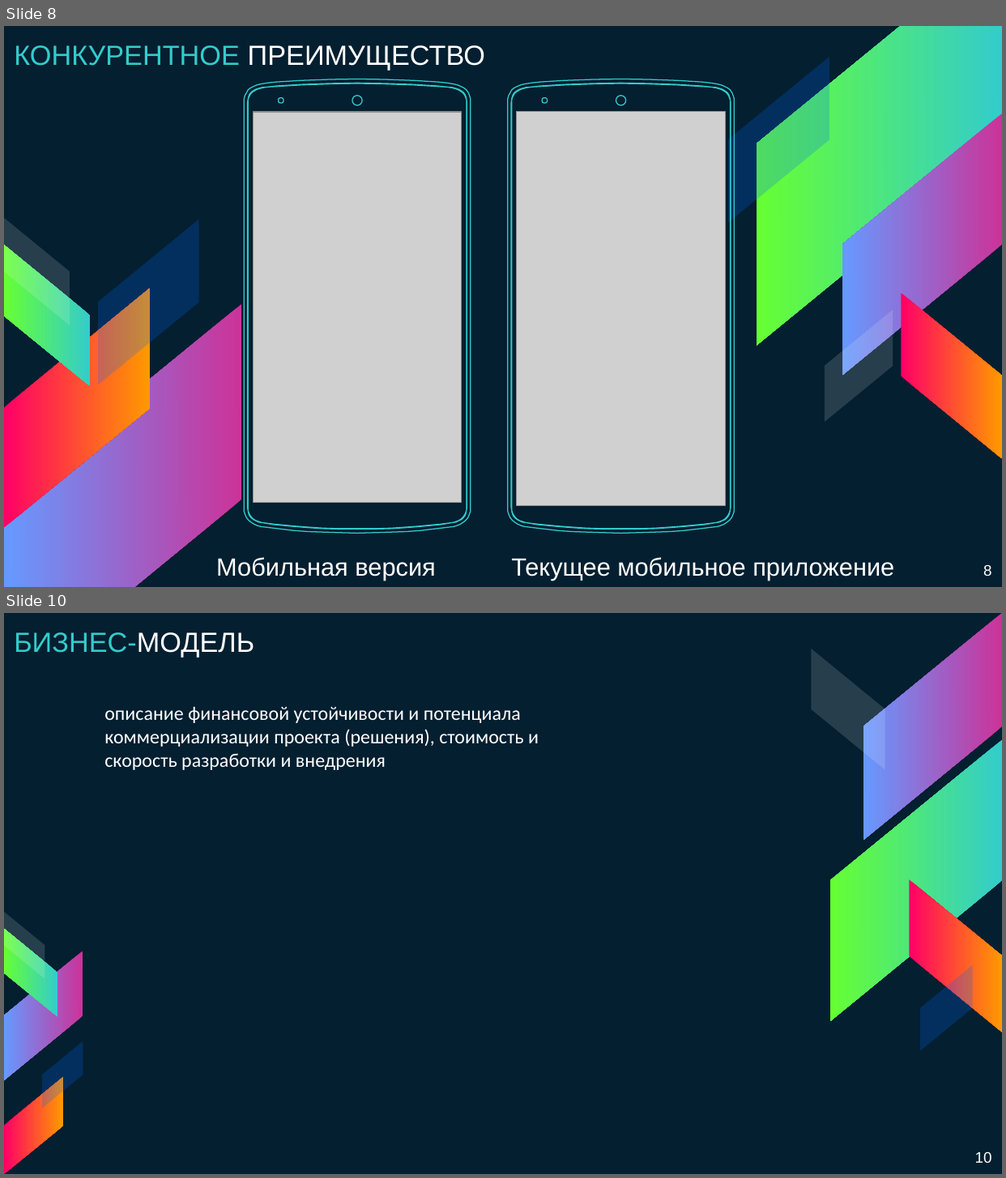
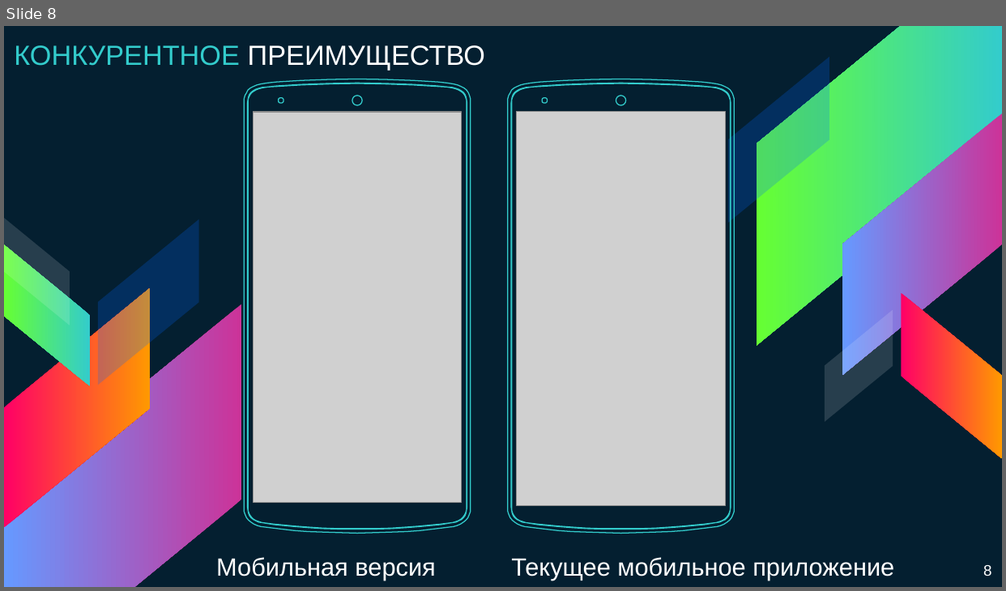
Before and after one commit to adonixis/MFC56, a slide deck: Презентация Выйти из IT.pptx. Shown one above the other, each under a label of ours: slides 8 and 10 before the commit, slide 8 after it; the slides between them are not shown. The pictures are 1006x1178 and 1006x591 pixels, drawn with LibreOffice and Linux fonts; fonts in the diff are those of the drawing; grey boxes stand for pictures. Boxes give left, top, right and bottom in pixels: in the first picture for what was removed or moved away, otherwise in the second. Text is boxed around its words. In the diff, an @@ line names an element or a change of style, - is before the commit and + after.

```diff
--- a/Презентация Выйти из IT.pptx
+++ b/Презентация Выйти из IT.pptx
@@ slide 10 removed at (x1=4, y1=613, x2=1002, y2=1174), background #041F30 @@
@@ text removed at (x1=14, y1=632, x2=254, y2=658) @@
-БИЗНЕС-МОДЕЛЬ
@@ text removed at (x1=104, y1=706, x2=539, y2=770) @@
-описание финансовой устойчивости и потенциала коммерциализации проекта (решения), стоимость и скорость разработки и внедрения
@@ group removed at (x1=811, y1=613, x2=1002, y2=1051): 5 parallelograms @@
@@ group removed at (x1=4, y1=913, x2=83, y2=1174): 5 parallelograms @@
@@ page number removed at (x1=975, y1=1152, x2=992, y2=1163) @@
-10
```
Also in this commit, not shown: 5 slides changed, 1 slide added.
